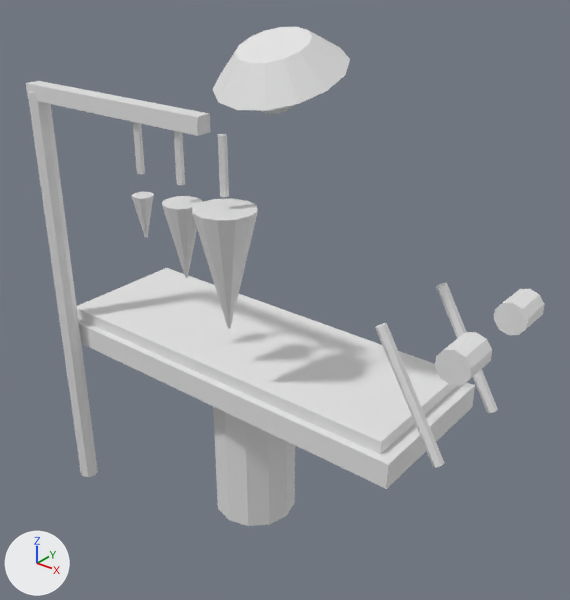
Two versions of the glTF model godot/assets3d/props/probe_table.glb, one commit apart.
One viewpoint serves both versions: a camera (50 mm lens) standing at (1.89, -2.15, 2.4) and looking at (0.18, 0.0, 1.07). Lighting does not change. The marker at lower left points along +X, +Y and +Z. The picture after the commit comes second. Vertices at exactly the same position are counted once.

The older version as bpy lines, for what is in view:
```python
me_me_3422 = bpy.data.meshes.new('me.3422')
me_me_3422.from_pydata(...)  # 410 vertices, 752 faces; spans x -0.85..1.08, y -0.46..0.31, z 0.0..2.09
ob_ob = bpy.data.objects.new('ob', me_me_3422)
ob_ob.location = (0.0, 0.0, 0.0)
```
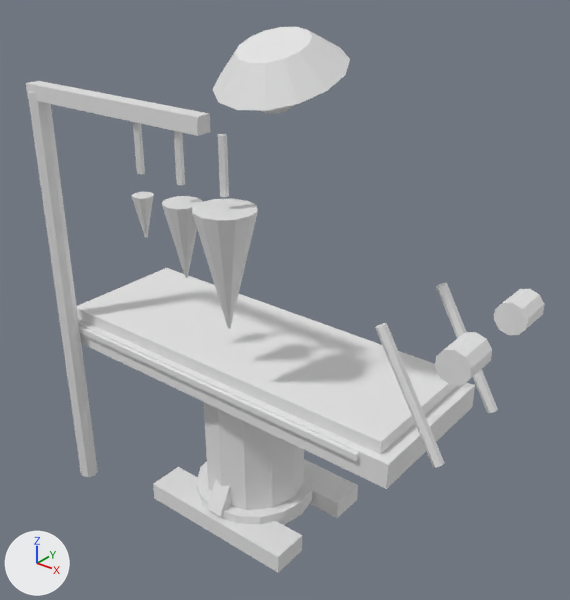
Where the change shows, as pixel boxes (x1, y1, x2, y2) in the pictures (570 x 600 px):
'ob', reshaped (9% taller): before (26, 27, 545, 526); after (26, 27, 545, 573)
part 1 of me_me_3422, added: after (204, 402, 304, 510)
part 2 of me_me_3422, added: after (153, 467, 302, 573)
part 3 of me_me_3422, added: after (79, 325, 359, 461)
part 4 of me_me_3422, added: after (306, 460, 358, 518)
part 5 of me_me_3422, added: after (196, 459, 313, 525)
part 6 of me_me_3422, built on: before (213, 407, 295, 526); after (206, 479, 231, 517)

The change, as a list of edits to the scene's bpy script:
```text
Change me_me_3422:
    used by ob_ob; location = (0.0, 0.0, 0.0)
    remove me_me_3422.from_pydata(...)  # 410 vertices, 752 faces; spans x -0.85..1.08, y -0.46..0.31, z 0.0..2.09
    add me_me_3422.from_pydata(...)  # 522 vertices, 944 faces; spans x -0.85..1.08, y -0.46..0.33, z 0.0..2.09
    me_me_3422 part 1: a new loose piece, a 12-sided cylinder along z spanning x -0.22..0.22, y -0.22..0.22, z 0.03..0.67
    me_me_3422 part 2: a new loose piece, a box spanning x -0.365..0.365, y -0.287..-0.127, z 0.0..0.084
    me_me_3422 part 3: a new loose piece, a box spanning x -0.735..0.735, y -0.325..-0.287, z 0.758..0.784
    me_me_3422 part 4: a new loose piece, a box spanning x -0.365..0.365, y 0.127..0.287, z 0.0..0.084
    me_me_3422 part 5: a new loose piece, a 16-sided cylinder along z spanning x -0.264..0.264, y -0.264..0.264, z 0.053..0.124
    me_me_3422 part 6
    24 vertices are removed from x -0.18..0.18, y -0.18..0.18, z 0.0..0.7
    44 faces are deleted
    8 vertices are added at x -0.04, y -0.28..0.28, z 0.07..0.41
    8 new vertices lie (0.08, 0.0, 0.0) away from vertices in x -0.04, y -0.28..0.28, z 0.07..0.41
    24 new faces join them
    other edits to the shape of me_me_3422 do not show in these pictures
```
